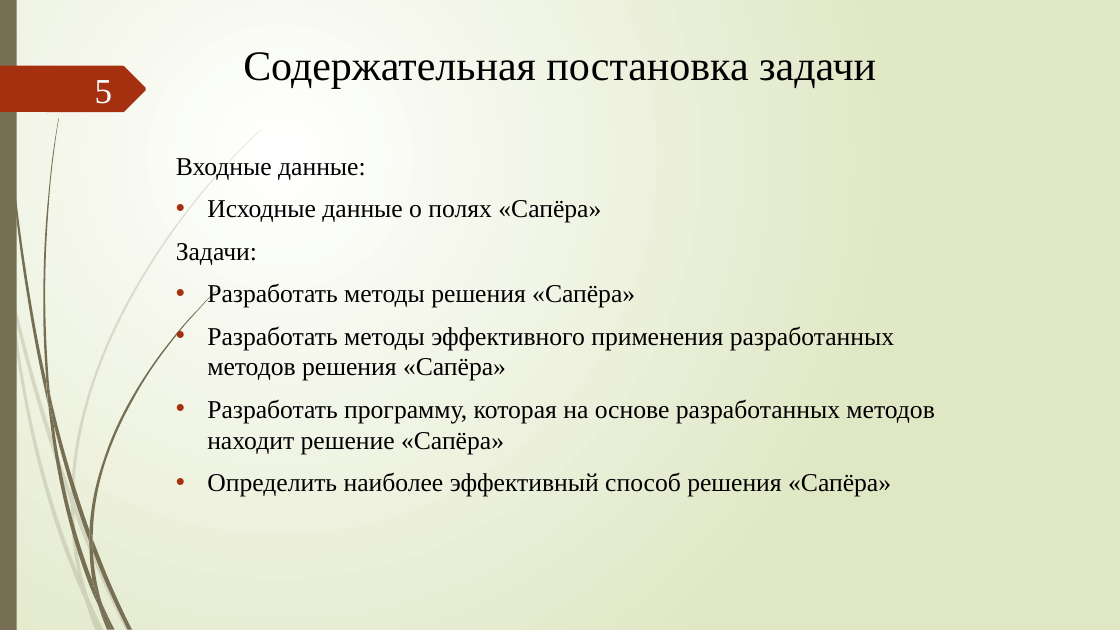
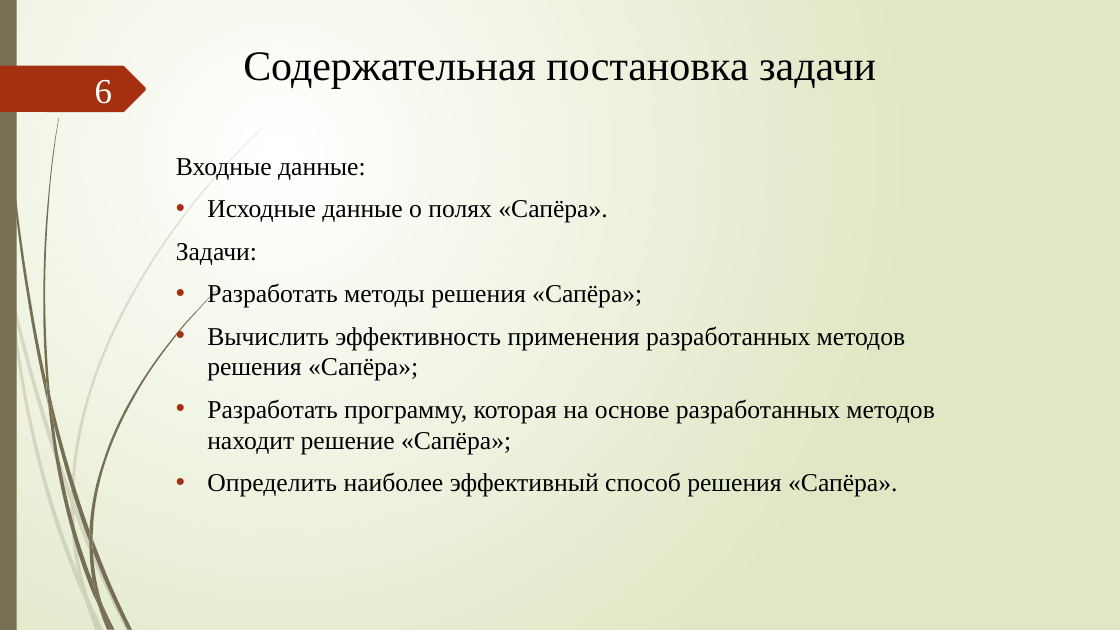
Before and after one commit to xex238/Diploma_2022, a slide deck: slide 6 of docs/Отчёты/ВКР/Новицкий_МПИ-20-4-2_ВКР_Презентация.pptx (slide 5 before the commit). Drawn at 1120x630 pixels with LibreOffice and Linux fonts; fonts in the diff are those of the drawing. Boxes give left, top, right and bottom in pixels: in the first picture for what was removed or moved away, otherwise in the second. Text is boxed around its words. In the diff, an @@ line names an element or a change of style, - is before the commit and + after.

```diff
--- a/docs/Отчёты/ВКР/Новицкий_МПИ-20-4-2_ВКР_Презентация.pptx
+++ b/docs/Отчёты/ВКР/Новицкий_МПИ-20-4-2_ВКР_Презентация.pptx
@@ page number at (95, 80, 112, 104): text changed @@
-5
+6
@@ text at (207, 200, 607, 223): text changed @@
-• Исходные данные о полях «Сапёра»
+• Исходные данные о полях «Сапёра».
@@ text at (207, 283, 934, 497): text changed @@
-• Разработать методы решения «Сапёра»
-• Разработать методы эффективного применения разработанных методов решения «Сапёра»
-• Разработать программу, которая на основе разработанных методов находит решение «Сапёра»
-• Определить наиболее эффективный способ решения «Сапёра»
+• Разработать методы решения «Сапёра»;
+• Вычислить эффективность применения разработанных методов решения «Сапёра»;
+• Разработать программу, которая на основе разработанных методов находит решение «Сапёра»;
+• Определить наиболее эффективный способ решения «Сапёра».
```
Also in this commit, not shown: 3 other slides changed, 2 slides added, 1 slide removed, 4 other files.
